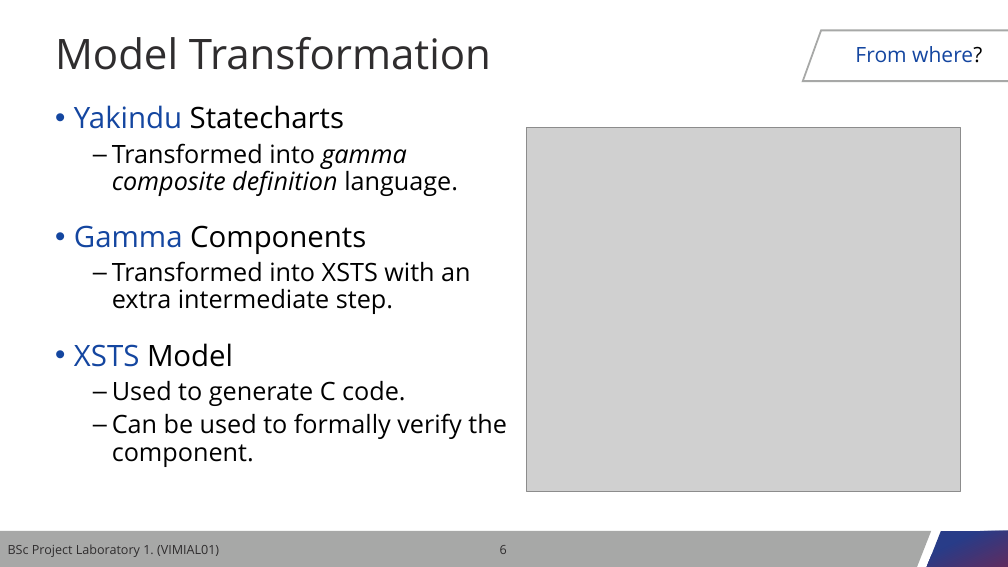
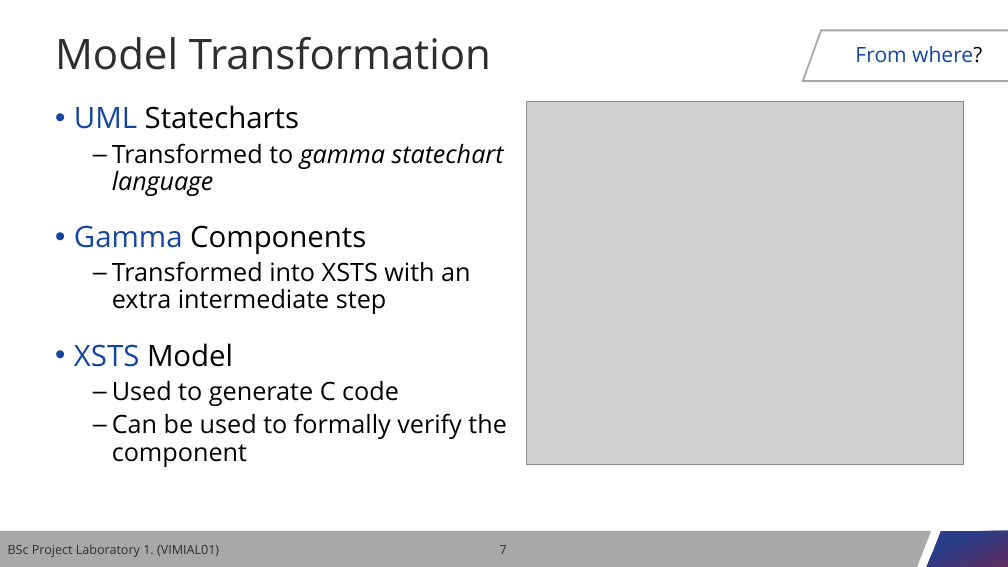
Before and after one commit to nagyl1999/gamma-c, a slide deck: slide 7 of presentation/gamma-c.pptx (slide 6 before the commit). Drawn at 1008x567 pixels with LibreOffice and Linux fonts; fonts in the diff are those of the drawing; grey boxes stand for pictures; background and template pictures are left out. Boxes give left, top, right and bottom in pixels: in the first picture for what was removed or moved away, otherwise in the second. Text is boxed around its words. In the diff, an @@ line names an element or a change of style, - is before the commit and + after.

```diff
--- a/presentation/gamma-c.pptx
+++ b/presentation/gamma-c.pptx
@@ text at (74,105,504,196): text changed @@
-• Yakindu Statecharts
-  – Transformed into gamma composite definition language.
+• UML Statecharts
+  – Transformed to gamma statechart language
@@ picture: place and size @@
-picture at (526,128,960,491)
+picture at (526,102,963,465)
@@ text at (112,261,470,314): text changed @@
-  – Transformed into XSTS with an extra intermediate step.
+  – Transformed into XSTS with an extra intermediate step
@@ text at (112,381,506,467): text changed @@
-  – Used to generate C code.
-  – Can be used to formally verify the component.
+  – Used to generate C code
+  – Can be used to formally verify the component
@@ page number at (500,545,507,554): text changed @@
-6
+7
```
Also in this commit, not shown: 7 other slides changed, 1 slide added, 8 other files.
